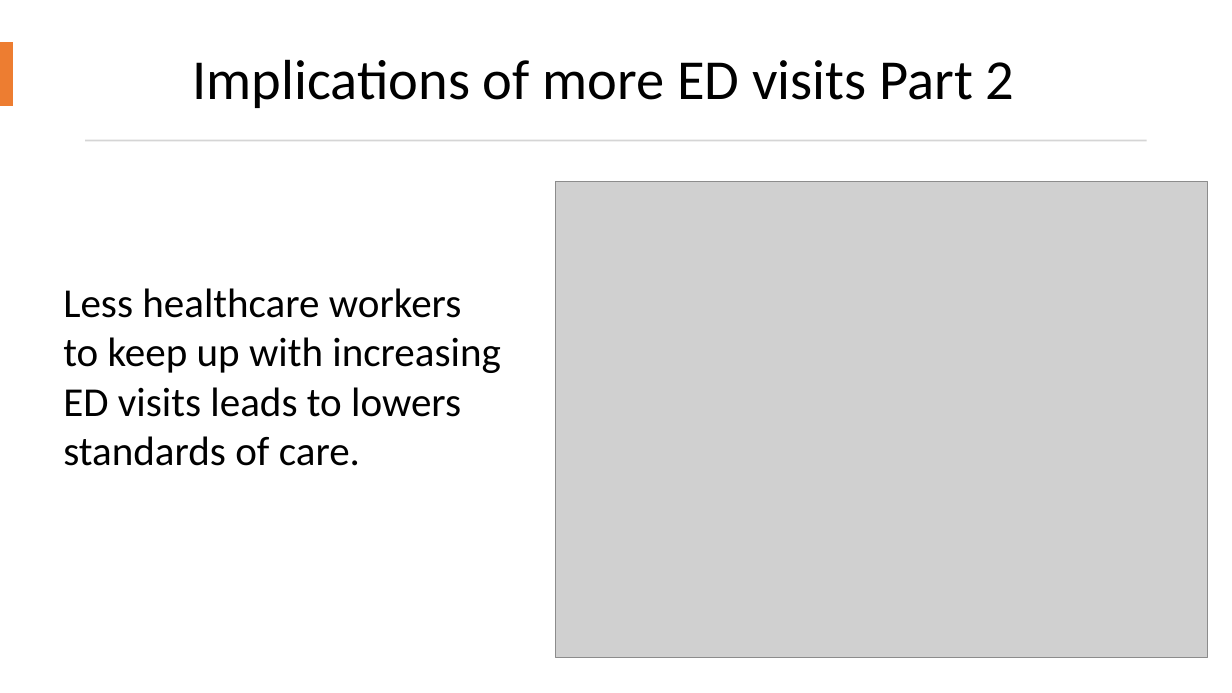
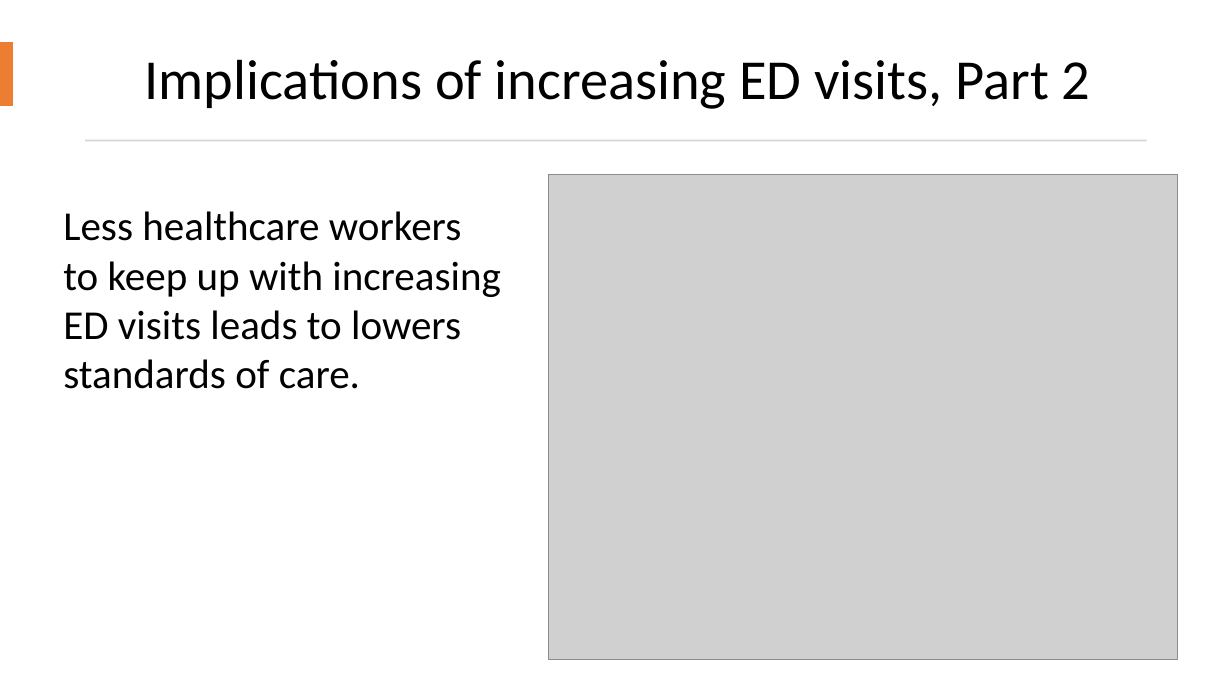
Before and after one commit to ZachBowyer/data-512-common_analysis, a slide deck: slide 9 of Reports/Presentation.pptx. Drawn at 1232x693 pixels with LibreOffice and Linux fonts; fonts in the diff are those of the drawing; grey boxes stand for pictures. Boxes give left, top, right and bottom in pixels: in the first picture for what was removed or moved away, otherwise in the second. Text is boxed around its words. In the diff, an @@ line names an element or a change of style, - is before the commit and + after.

```diff
--- a/Reports/Presentation.pptx
+++ b/Reports/Presentation.pptx
@@ text at (145,59,1091,109): text changed @@
-Implications of more ED visits Part 2
+Implications of increasing ED visits, Part 2
@@ picture: place and size @@
-picture at (555,181,1208,658)
+picture at (549,175,1178,659)
@@ text "Less healthcare workers to keep ...": place and size @@
-text "Less healthcare workers to keep ..." at (63,288,501,466)
+text "Less healthcare workers to keep ..." at (63,211,501,389)
```
Also in this commit, not shown: 8 other slides changed, 1 other file.
